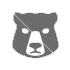
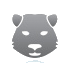
Layered file, before and after one edit (70 × 70). Changes by layer:
painted on "Layer 1" over [12, 12, 59, 63]
